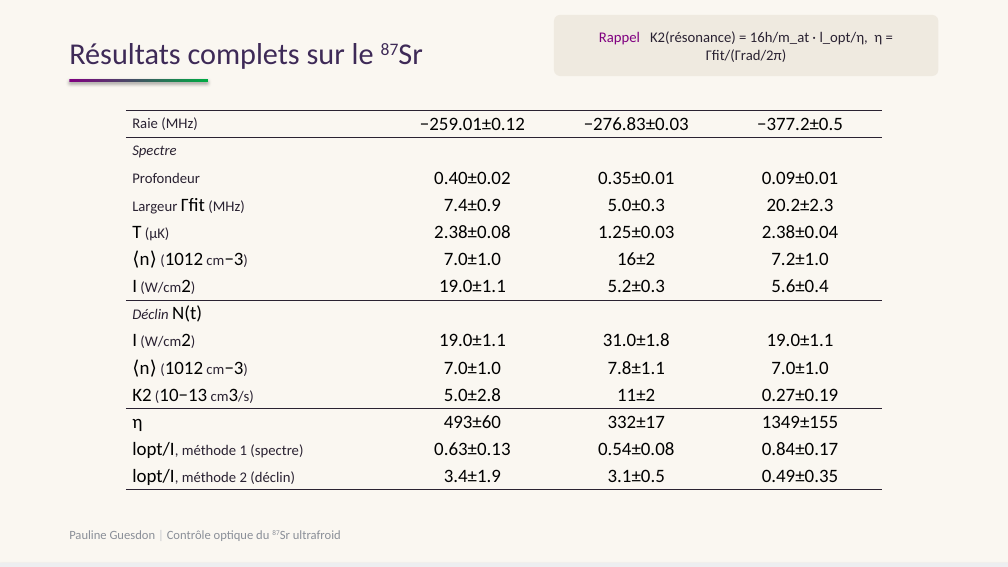
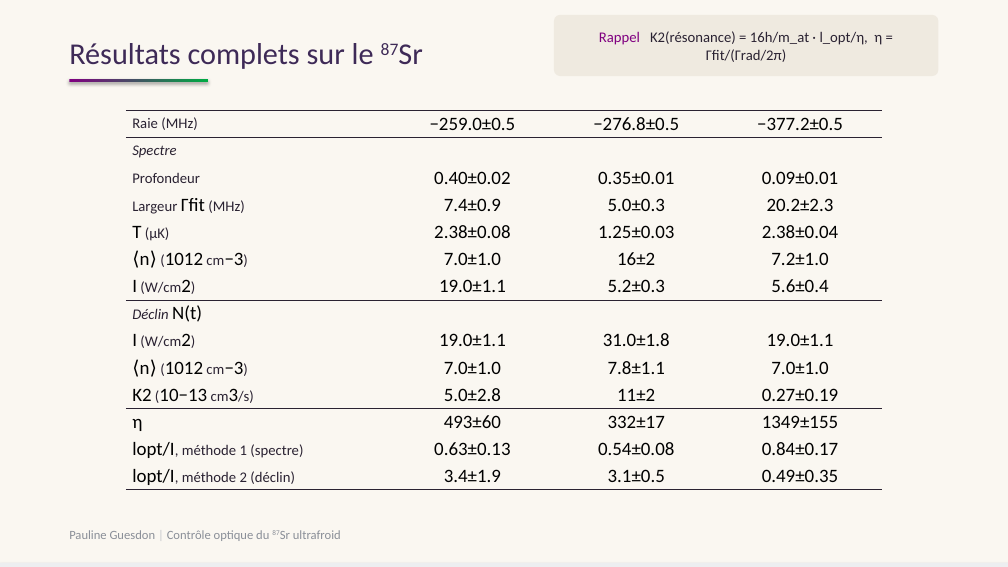
Before and after one commit to PaulineGuesdon/Inchallah-lui-il-marche, a slide deck: slide 49 of Soutenance/soutenance.pptx. Drawn at 1008x567 pixels with LibreOffice and Linux fonts; fonts in the diff are those of the drawing. Boxes give left, top, right and bottom in pixels: in the first picture for what was removed or moved away, otherwise in the second. Text is boxed around its words. In the diff, an @@ line names an element or a change of style, - is before the commit and + after.

```diff
--- a/Soutenance/soutenance.pptx
+++ b/Soutenance/soutenance.pptx
@@ table at bbox=[126, 110, 883, 490] @@
-row 1, column 2: −259.01±0.12
+row 1, column 2: −259.0±0.5
-row 1, column 3: −276.83±0.03
+row 1, column 3: −276.8±0.5
```
Also in this commit, not shown: 5 other slides changed.
